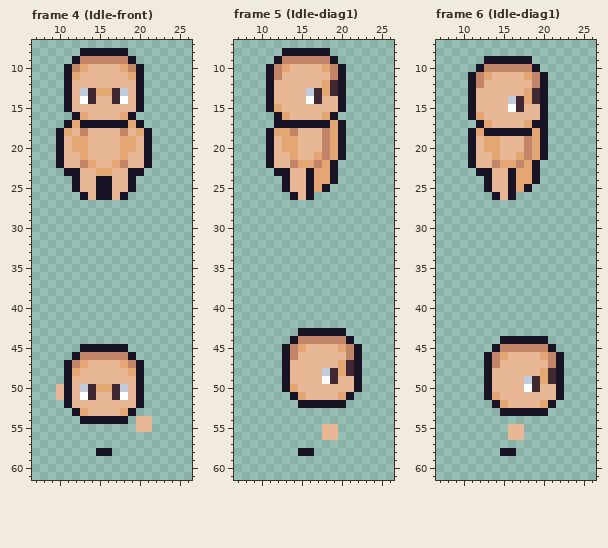
A pixel-art file gets an edit: assets/sprites/player/Player.aseprite. The picture above was drawn from the file before the commit.
32x64 pixels, 20 frames. Shown: frame 4 (Idle-front): x 7..26, y 7..61; frame 5 (Idle-diag1): x 7..26, y 7..61; frame 6 (Idle-diag1): x 7..26, y 7..61. The commit also changed other frames, which this record leaves out.
The result:
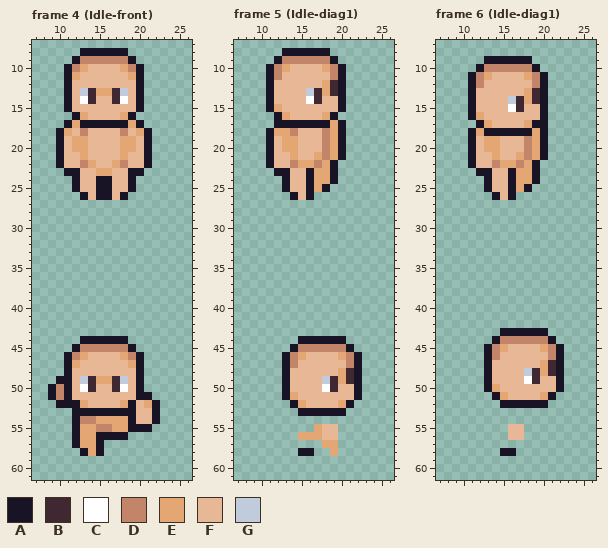
Palette (. is transparent): A #181425  B #3f2832  C #ffffff  D #c28569  E #e4a672  F #e8b796  G #c0cbdc
Edits made:
Changed rows in their new state; - is an unchanged pixel.
Frame 4 (Idle-front), layers "head", "arms", "feet":
first column x 9:
44 ----AAAAAA----
45 ---ADDDDDDA---
46 --ADEFFFFEDA--
47 ---EF----FE---
48 ---F------F---
49 -A--GBEEBG----
50 AD--C-FF-C----
51 AD--FF--FF--A-
52 -A-AE----EAFEA
53 ----AAAAAA-FFA
54 ---ADDEEEEA--A
55 ---AEEDDEEAAA-
56 ---AEEAAAA----
57 ---AEEA-------
58 ----AE-.------
Frame 5 (Idle-diag1), layers "head", "feet":
first column x 13:
43 --......--
44 -.AAAAAA.-
45 .ADDDDDDA.
46 --E----E--
47 -D-----FD-
48 -----FF---
49 -----G-EB-
50 -F---CB---
51 AEF----FFA
52 -AEFFFFEA-
53 --AAAAAA--
55 ----E-----
56 --EEE-----
57 -----EE---
58 ------E---
Frame 6 (Idle-diag1), layer "head":
first column x 13:
43 --AAAAAA--
44 -ADDDDDDA-
45 ADEFFFFEDA
46 --F----F--
47 -F-----EB-
48 -----GB---
49 -----C-FF-
50 -E---FF---
51 .AE----EA.
52 -.AAAAAA.-
53 --......--
Boxes around the changes in both pictures, in picture pixels (x1, y1, x2, y2):
changed: (48, 336, 160, 456)
changed: (282, 328, 362, 456)
changed: (484, 328, 564, 416)
